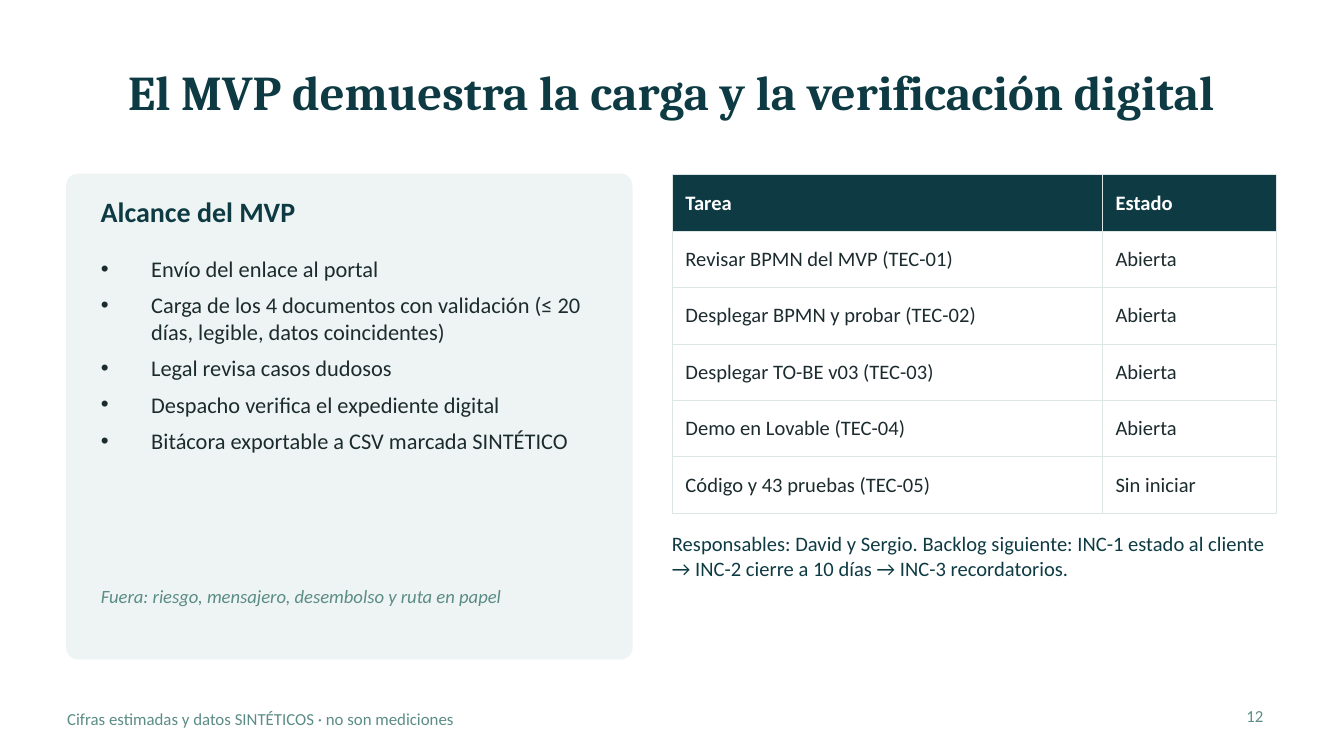
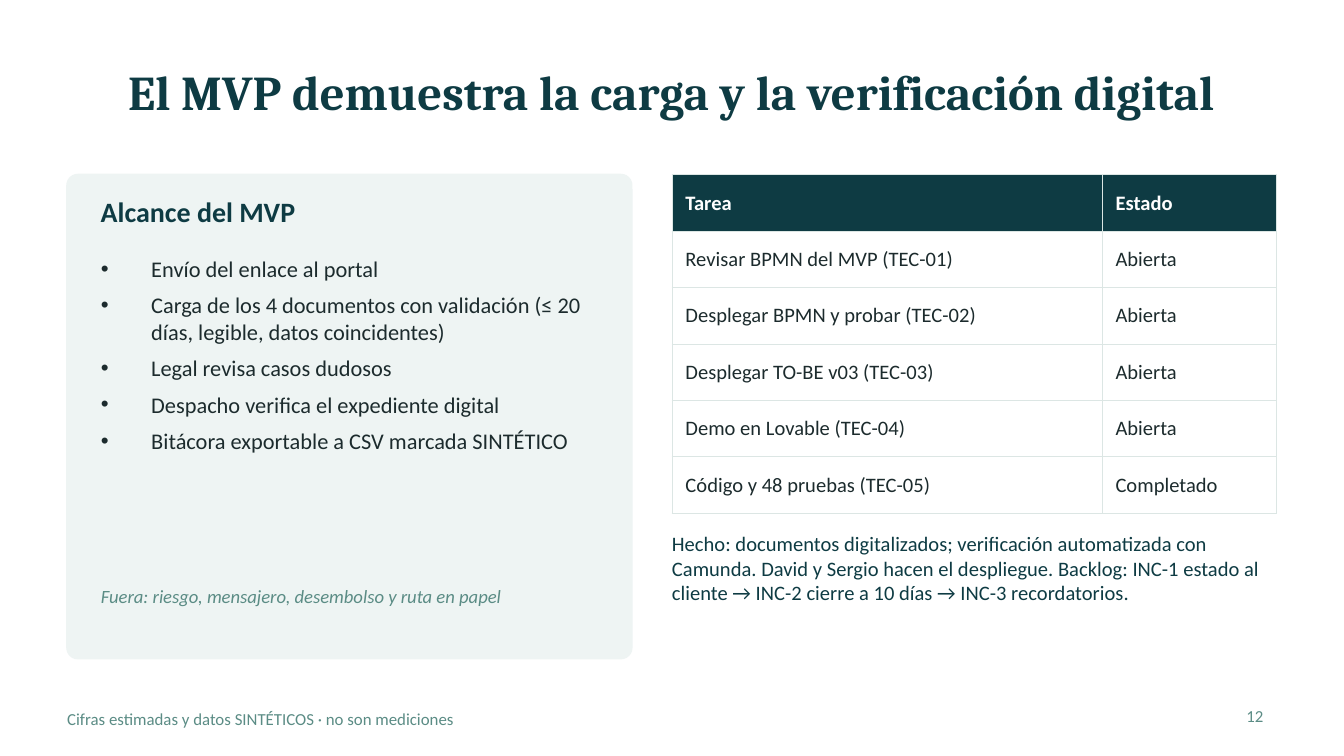
Before and after one commit to anaochoar92-lang/Flujo-de-credito, a slide deck: slide 12 of trabajos/mi-proceso/Automatización PPT.pptx. Drawn at 1344x756 pixels with LibreOffice and Linux fonts; fonts in the diff are those of the drawing. Boxes give left, top, right and bottom in pixels: in the first picture for what was removed or moved away, otherwise in the second. Text is boxed around its words. In the diff, an @@ line names an element or a change of style, - is before the commit and + after.

```diff
--- a/trabajos/mi-proceso/Automatización PPT.pptx
+++ b/trabajos/mi-proceso/Automatización PPT.pptx
@@ table at (x1=672, y1=175, x2=1277, y2=513) @@
-row 6, column 1: Código y 43 pruebas (TEC-05)
+row 6, column 1: Código y 48 pruebas (TEC-05)
-row 6, column 2: Sin iniciar
+row 6, column 2: Completado
@@ text at (x1=672, y1=536, x2=1259, y2=600): text changed @@
-Responsables: David y Sergio. Backlog siguiente: INC-1 estado al cliente → INC-2 cierre a 10 días → INC-3 recordatorios.
+Hecho: documentos digitalizados; verificación automatizada con Camunda. David y Sergio hacen el despliegue. Backlog: INC-1 estado al cliente → INC-2 cierre a 10 días → INC-3 recordatorios.
```
Also in this commit, not shown: 1 other slide changed, 1 other file.
